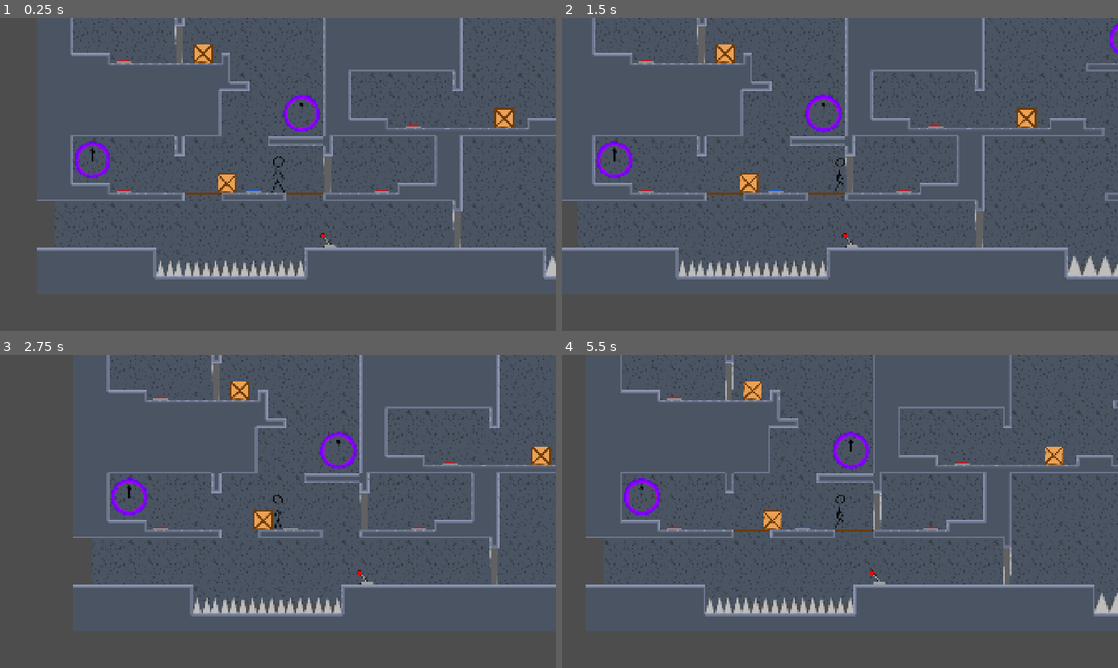
Above: before the commit, frames 1-4 (two rows, left to right).
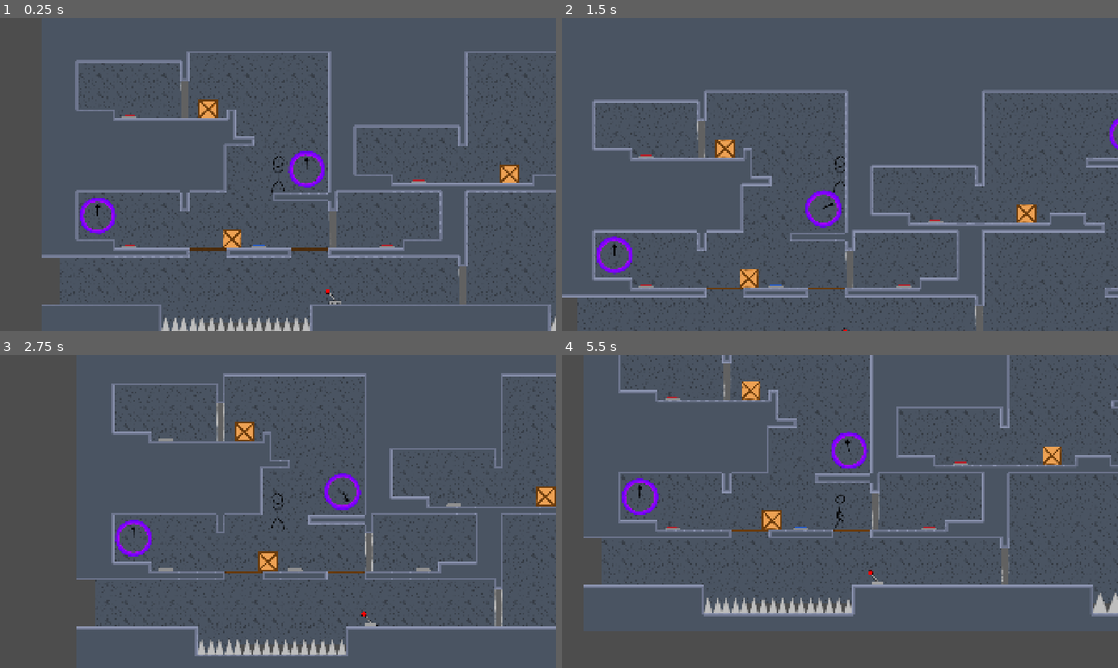
Above: after the commit, the same moments.

Repository: Crimbane/puzzle-platformer
Game: Godot game, scene res://Scenes/main.tscn
Two runs of this game, one before a commit and one after it. Both use one fixed random seed, a clock stepped at 60 frames per second and the inputs below.
Inputs:
- Up to frame 1 (0.25 s): no input
- Up to frame 2 (1.5 s): tap Enter at 0.5 s; hold D (Move Right) from 0.53 s (still down); tap C (Crouch) at 0.6 s; tap Space (Jump) at 0.77 s; tap E (Interact) at 1.35 s
- Up to frame 3 (2.75 s): tap Space (Jump) at 1.52 s; release D (Move Right) at 2.03 s; hold A (Move Left) from 2.03 s (still down); tap C (Crouch) at 2.1 s
- Up to frame 4 (5.5 s): release A (Move Left) at 2.78 s; hold D (Move Right) 2.78-4.28 s; tap E (Interact) at 2.85, 4.35 s; tap Space (Jump) at 3.02, 3.77, 4.52 s; tap C (Crouch) at 3.6, 5.1 s; hold A (Move Left) 4.28-5.03 s; hold D (Move Right) from 5.03 s (still down)

The runs differ from the first frame. In frame 1, 15% of the frame differs, in the area x 6-100%, y 0-100%; in frame 2, 16%, in the area x 0-100%, y 0-100%; in frame 3, 15%; in frame 4, 6.8%.

Commit message:
Changed portal sounds

Diff:
--- a/Scenes/main.tscn
+++ b/Scenes/main.tscn
@@ -209,7 +209,7 @@
 text = "Secret text"
 
 [node name="Player" parent="." unique_id=1687183133 instance=ExtResource("2_8gbba")]
-position = Vector2(1636, 2314)
+position = Vector2(1618, 2125)
 
 [node name="Level design ref" type="Sprite2D" parent="." unique_id=1381956689]
 visible = false
@@ -248,9 +248,6 @@
 [node name="Spikes2" parent="." unique_id=1516483598 instance=ExtResource("6_21xkr")]
 position = Vector2(2975, 667)
 
-[node name="Box" parent="." unique_id=227373808 instance=ExtResource("4_21xkr")]
-position = Vector2(4103, 618)
-
 [connection signal="body_entered" from="Spikes/Spikes1" to="Player" method="_on_spikes_body_entered"]
 [connection signal="leverInteract" from="Player" to="Lever" method="_on_lever_interacted"]
 [connection signal="body_entered" from="Lever" to="Player" method="_on_lever_body_entered"]
--- a/Scenes/portal.tscn
+++ b/Scenes/portal.tscn
@@ -5,8 +5,9 @@
 [ext_resource type="Texture2D" uid="uid://bk8fqn2ud425" path="res://Assets/Art/Portal purple 1.png" id="2_cqy4h"]
 [ext_resource type="Texture2D" uid="uid://d27r38yvae8un" path="res://Assets/Art/Portal purple 2.png" id="3_8lpw3"]
 [ext_resource type="Texture2D" uid="uid://5u4jx3fcmq77" path="res://Assets/Art/Portal purple 3.png" id="4_vcl8t"]
-[ext_resource type="AudioStream" uid="uid://q55s8v0om26w" path="res://Assets/Sounds/Portal - Air Whoosh Fast C.wav" id="7_bt0xm"]
-[ext_resource type="AudioStream" uid="uid://cf6bmoyvuklrv" path="res://Assets/Sounds/Portal - Holy Seal Loop 001.wav" id="7_vcl8t"]
+[ext_resource type="AudioStream" uid="uid://djft7m8454e5g" path="res://Assets/Sounds/Portal use - Big Wind Gust D.wav" id="6_vcl8t"]
+[ext_resource type="AudioStream" uid="uid://q55s8v0om26w" path="res://Assets/Sounds/Portal teleport - Air Whoosh Fast C.wav" id="7_bt0xm"]
+[ext_resource type="AudioStream" uid="uid://cm56pvrpchgsc" path="res://Assets/Sounds/Portal startup - Air Whoosh Fast A.wav" id="8_bt0xm"]
 
 [sub_resource type="SpriteFrames" id="SpriteFrames_t1yug"]
 animations = [{
@@ -45,8 +46,12 @@
 shape = SubResource("CircleShape2D_fyjvv")
 
 [node name="Portal Use" type="AudioStreamPlayer2D" parent="." unique_id=1027674236]
-stream = ExtResource("7_vcl8t")
-volume_db = -10.125
+stream = ExtResource("6_vcl8t")
+volume_db = -5.521
 
 [node name="Portal Teleport" type="AudioStreamPlayer2D" parent="." unique_id=616080570]
 stream = ExtResource("7_bt0xm")
+volume_db = 4.0
+
+[node name="Portal Startup" type="AudioStreamPlayer2D" parent="." unique_id=1278435642]
+stream = ExtResource("8_bt0xm")
--- a/Scripts/portal.gd
+++ b/Scripts/portal.gd
@@ -6,8 +6,11 @@
 
 var tween
 
+@onready var sprite: AnimatedSprite2D = $AnimatedSprite2D
+
 @onready var soundPortalUse: AudioStreamPlayer2D = $"Portal Use"
 @onready var soundPortalTeleport: AudioStreamPlayer2D = $"Portal Teleport"
+@onready var soundPortalStartup: AudioStreamPlayer2D = $"Portal Startup"
 
 
 func _ready() -> void:
@@ -22,6 +25,7 @@
 		resetTween()
 		tween.tween_method(set_rotation_degrees, 0.0, 360.0, teleportTimer)
 		$AnimatedSprite2D.speed_scale = 4
+		soundPortalStartup.play()
 		soundPortalUse.play()
 
 		await get_tree().create_timer(teleportTimer).timeout
Not shown, removed: Assets/Sounds/Portal - Air Whoosh Fast C.wav.import
Not shown, removed: Assets/Sounds/Portal - Holy Seal Loop 001.wav.import
Not shown, added: Assets/Sounds/Portal startup - Air Whoosh Fast A.wav.import
Not shown, added: Assets/Sounds/Portal startup - Pick Up Cardboard B.wav.import
Not shown, added: Assets/Sounds/Portal teleport - Air Whoosh Fast C.wav.import
Not shown, added: Assets/Sounds/Portal use - Big Wind Gust D.wav.import
Not shown, added: Assets/Sounds/Portal use - Holy Seal Loop 001.wav.import
Not shown, added: Assets/Sounds/Portal startup - Air Whoosh Fast A.wav
Not shown, added: Assets/Sounds/Portal startup - Pick Up Cardboard B.wav
Not shown, added: Assets/Sounds/Portal teleport - Air Whoosh Fast C.wav
Not shown, added: Assets/Sounds/Portal use - Big Wind Gust D.wav
Not shown, added: Assets/Sounds/Portal use - Holy Seal Loop 001.wav
